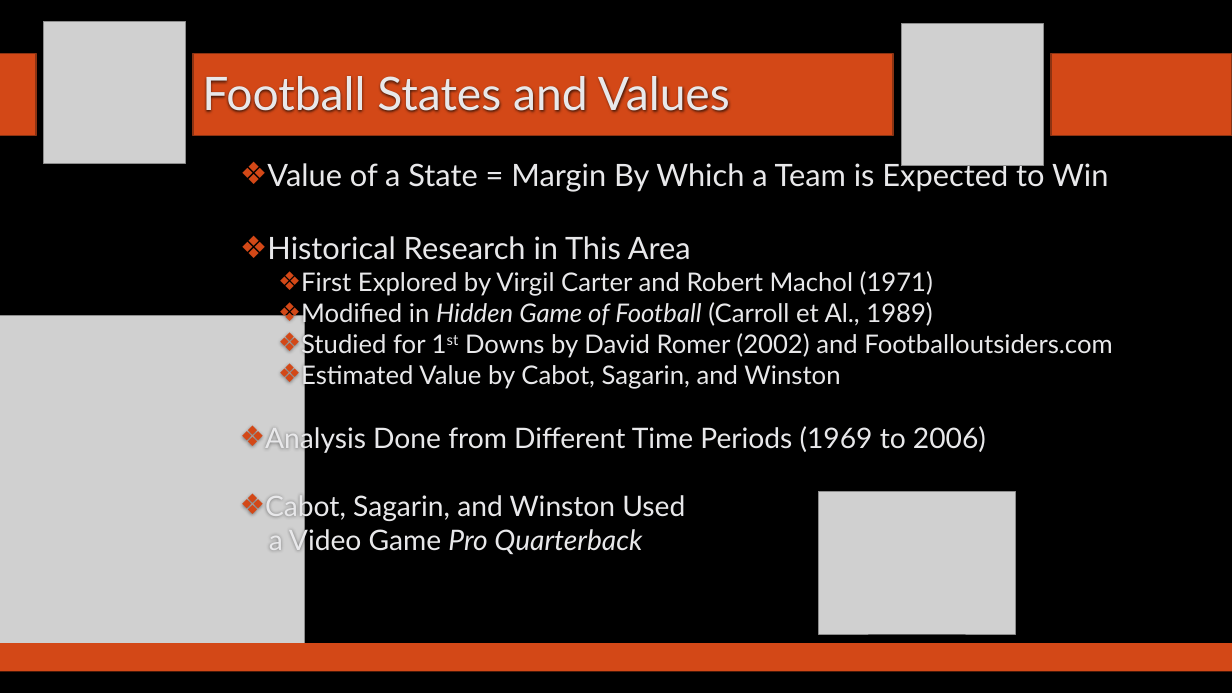
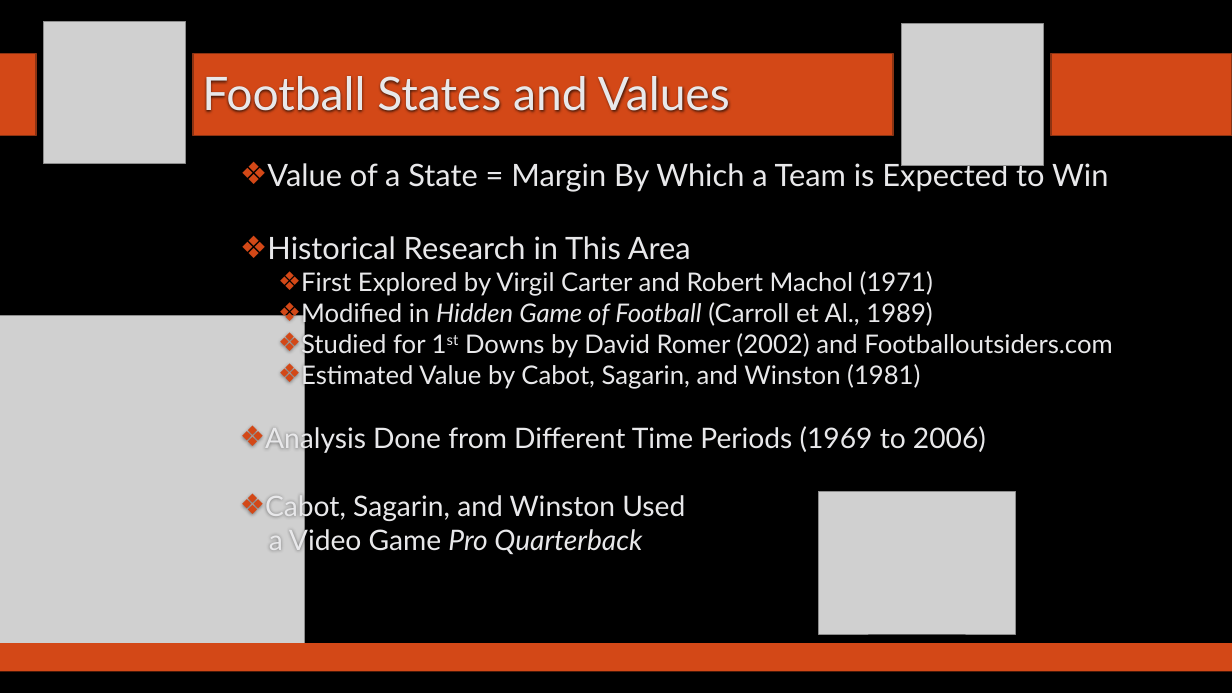
Before and after one commit to SuperMarioGiacomazzo/STOR538_WEBSITE, a slide deck: slide 5 of Slides/Football 3/Footballl_3_Lecture.pptx. Drawn at 1232x693 pixels with LibreOffice and Linux fonts; fonts in the diff are those of the drawing; grey boxes stand for pictures; background and template pictures are left out. Boxes give left, top, right and bottom in pixels: in the first picture for what was removed or moved away, otherwise in the second. Text is boxed around its words. In the diff, an @@ line names an element or a change of style, - is before the commit and + after.

```diff
--- a/Slides/Football 3/Footballl_3_Lecture.pptx
+++ b/Slides/Football 3/Footballl_3_Lecture.pptx
@@ text at (301,362,920,389): text changed @@
-  ❖ Estimated Value by Cabot, Sagarin, and Winston
+  ❖ Estimated Value by Cabot, Sagarin, and Winston (1981)
```
Also in this commit, not shown: 2 other slides changed, 1 slide added, 3 other files.
